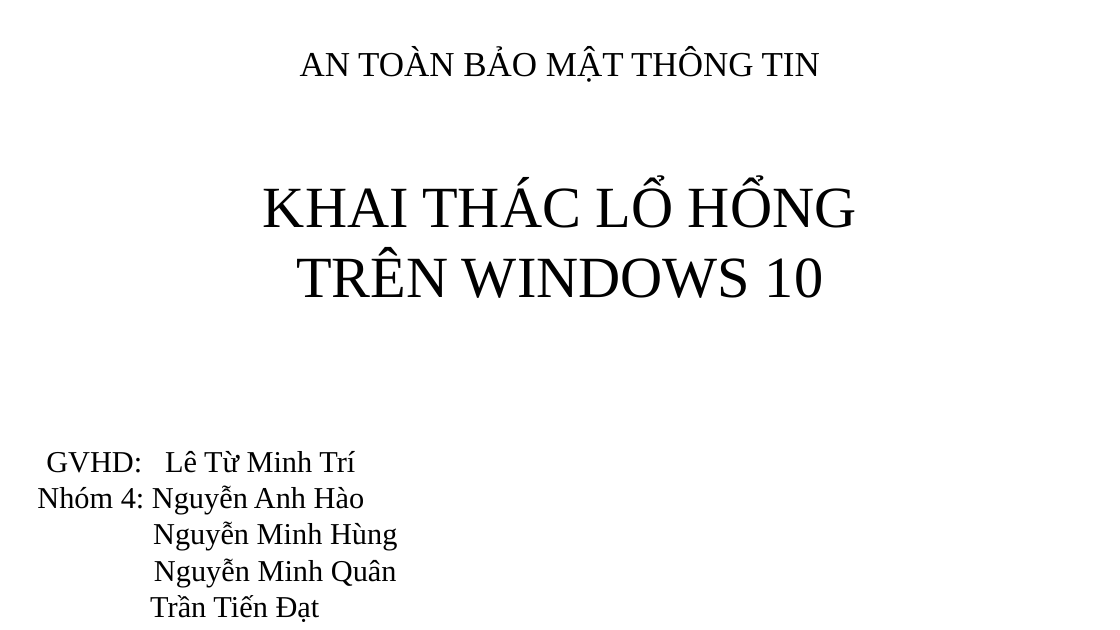
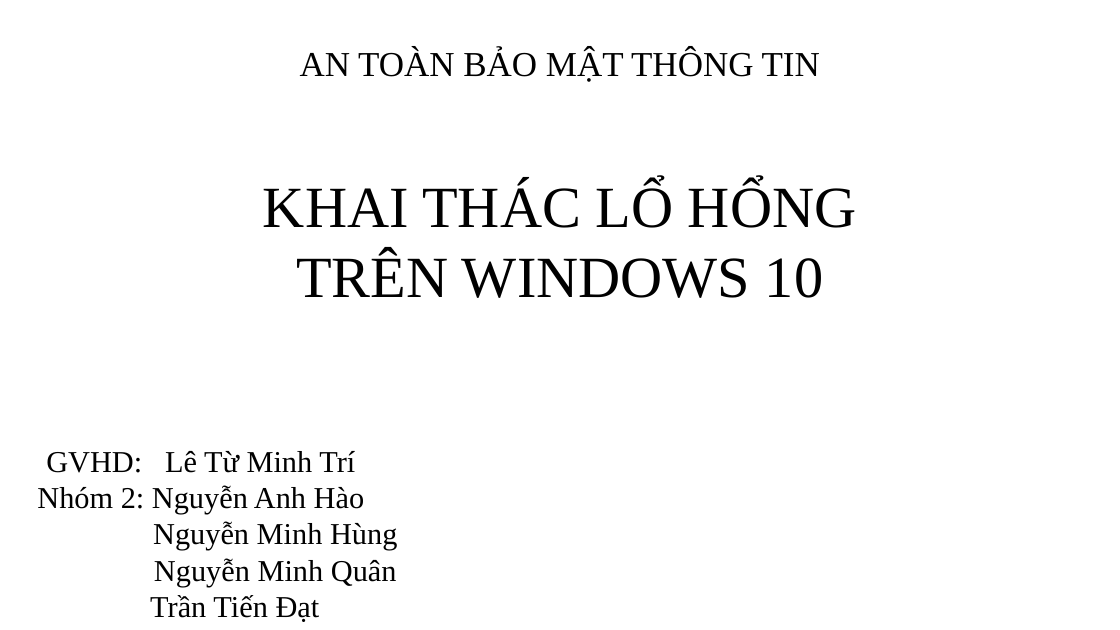
Before and after one commit to VietBanna/atbmtttt, a slide deck: slide 1 of atbmtt.pptx. Drawn at 1120x630 pixels with LibreOffice and Linux fonts; fonts in the diff are those of the drawing. Boxes give left, top, right and bottom in pixels: in the first picture for what was removed or moved away, otherwise in the second. Text is boxed around its words. In the diff, an @@ line names an element or a change of style, - is before the commit and + after.

Commit message:
hohui

```diff
--- a/atbmtt.pptx
+++ b/atbmtt.pptx
@@ text at [37, 485, 365, 515]: text changed @@
-Nhóm 4: Nguyễn Anh Hào
+Nhóm 2: Nguyễn Anh Hào
```
